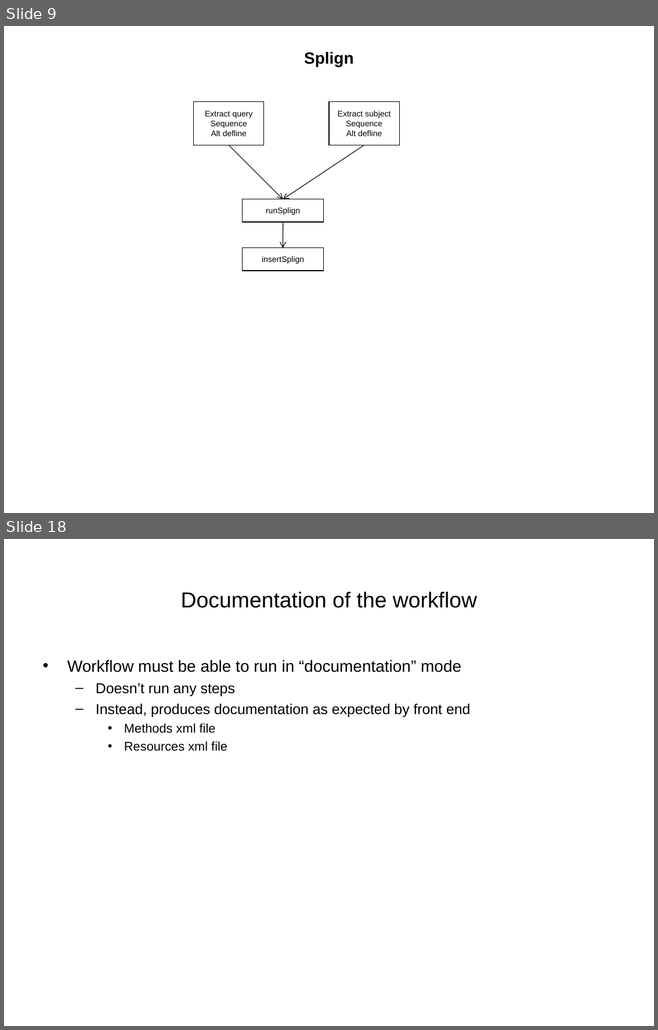
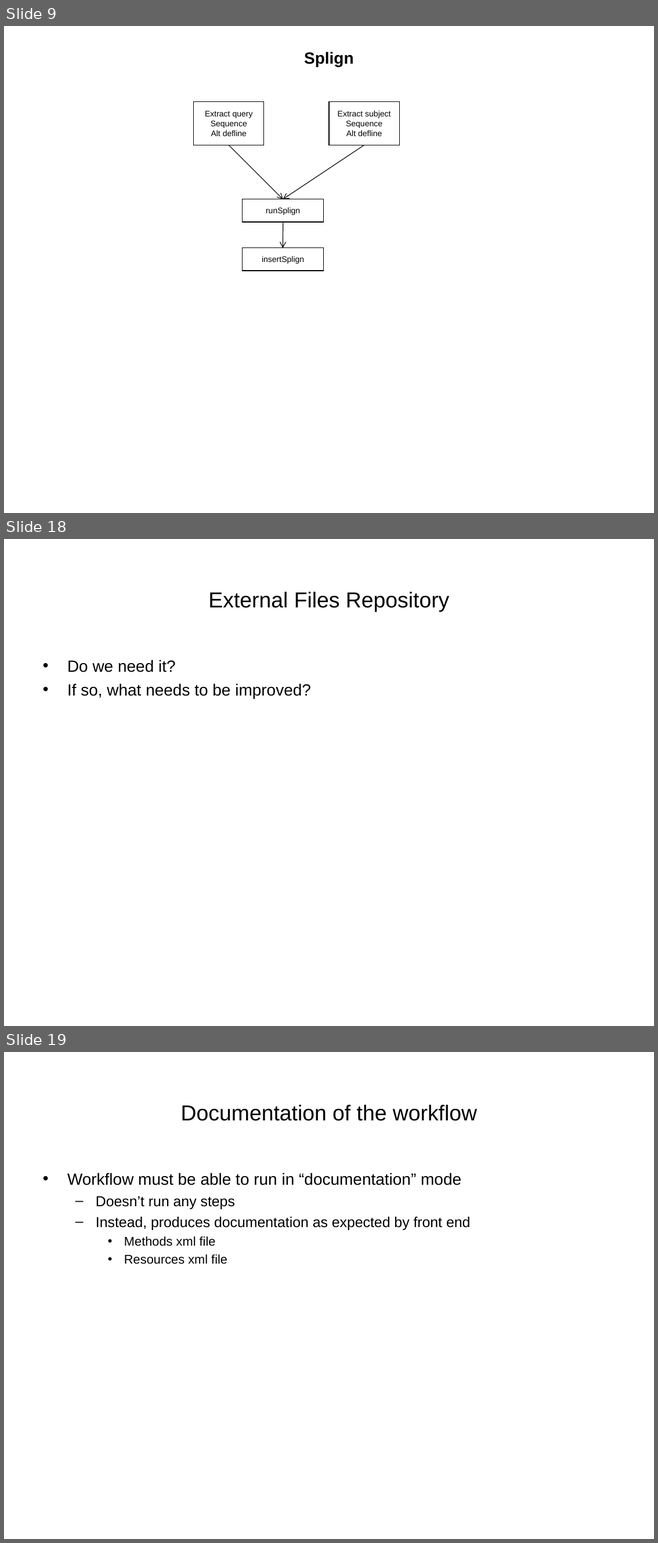
Before and after one commit to VEuPathDB/ApiCommonData, a slide deck: Load/doc/workflow/plasmodb/7.7/ApiWorkFlow.ppt. Shown one above the other, each under a label of ours: slides 9 and 18 before the commit, slides 9, 18 and 19 after it; the slides between them are not shown. The pictures are 658x1030 and 658x1543 pixels, drawn with LibreOffice and Linux fonts; fonts in the diff are those of the drawing. Boxes give left, top, right and bottom in pixels: in the first picture for what was removed or moved away, otherwise in the second. Text is boxed around its words. In the diff, an @@ line names an element or a change of style, - is before the commit and + after.

```diff
--- a/Load/doc/workflow/plasmodb/7.7/ApiWorkFlow.ppt
+++ b/Load/doc/workflow/plasmodb/7.7/ApiWorkFlow.ppt
@@ slide 18 added at (4,539,654,1026), background #FFFFFF @@
@@ title added at (208,592,449,612), 24 pt, text #000000 @@
+External Files Repository
@@ text added at (67,660,311,699), 18 pt, text #000000 @@
+• Do we need it?
+• If so, what needs to be improved?
@@ what was slide 18 is now slide 19 @@
```
Also in this commit, not shown: 8 slides changed, 3 other slides added, 1 slide removed, 4 other files.
